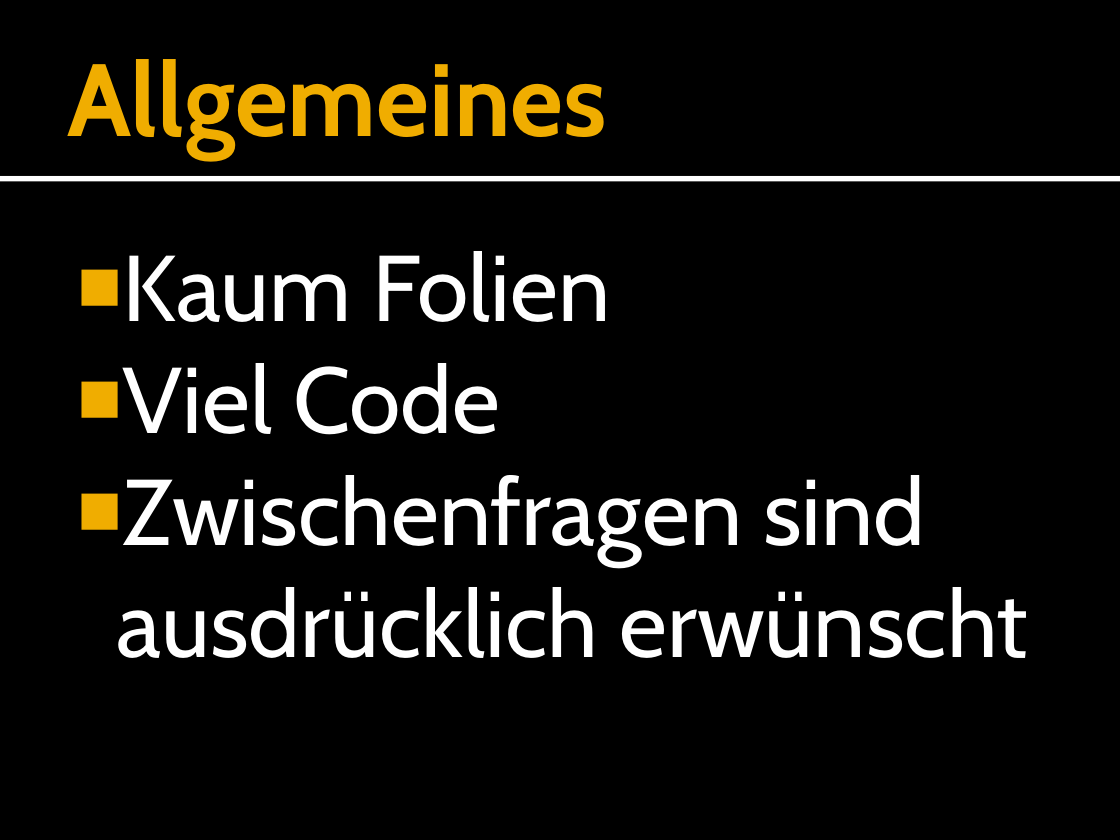
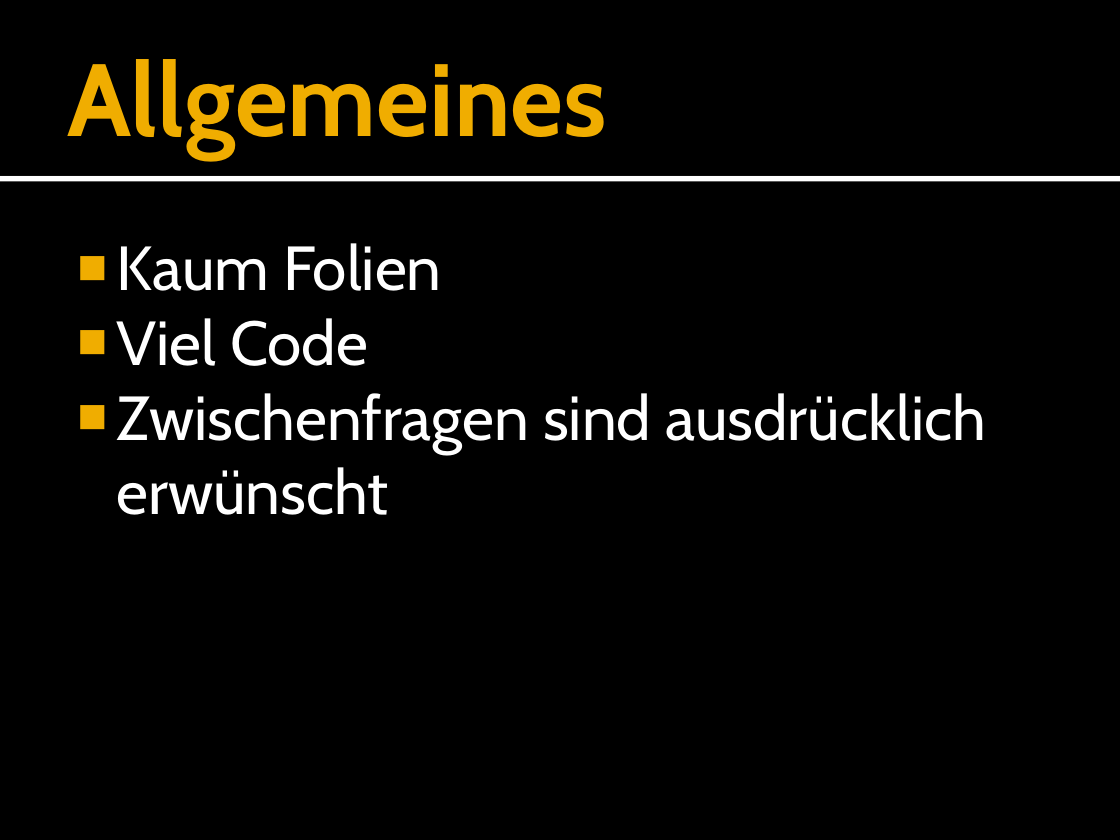
Before and after one commit to forki/FSharpTalk, a slide deck: slide 4 of IntroductionToFSharp.pptx (slide 3 before the commit). Drawn at 1120x840 pixels with LibreOffice and Linux fonts; fonts in the diff are those of the drawing. Boxes give left, top, right and bottom in pixels: in the first picture for what was removed or moved away, otherwise in the second. Text is boxed around its words. In the diff, an @@ line names an element or a change of style, - is before the commit and + after.

```diff
--- a/IntroductionToFSharp.pptx
+++ b/IntroductionToFSharp.pptx
@@ text "Kaum Folien" at (x1=116, y1=243, x2=986, y2=515): size 60 to 40 pt @@
```
Also in this commit, not shown: 1 other slide changed, 2 slides added, 1 other file.
